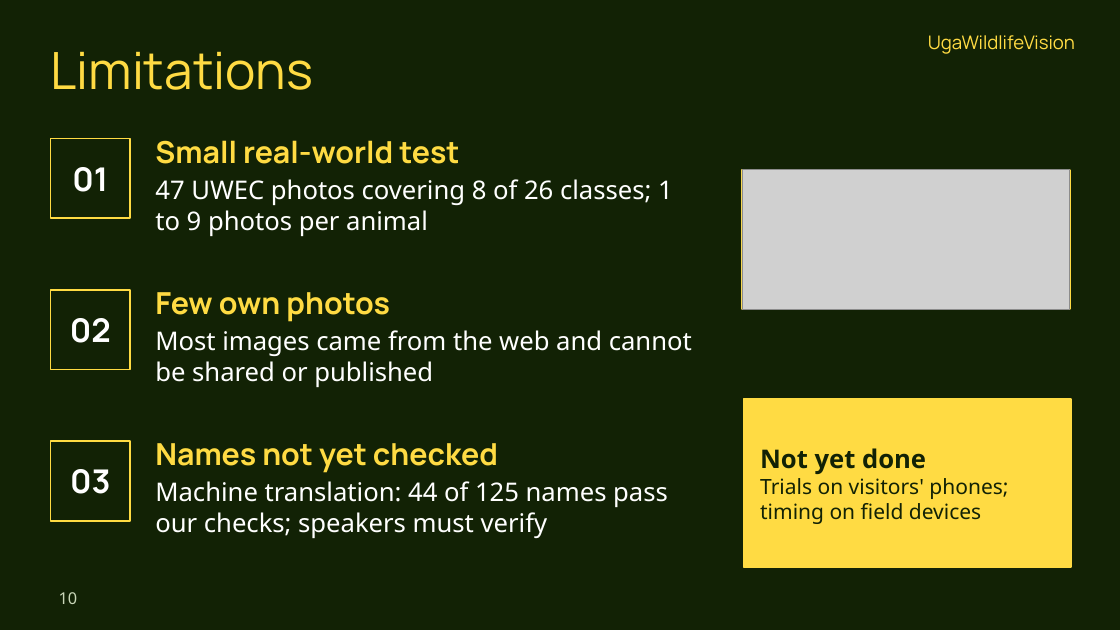
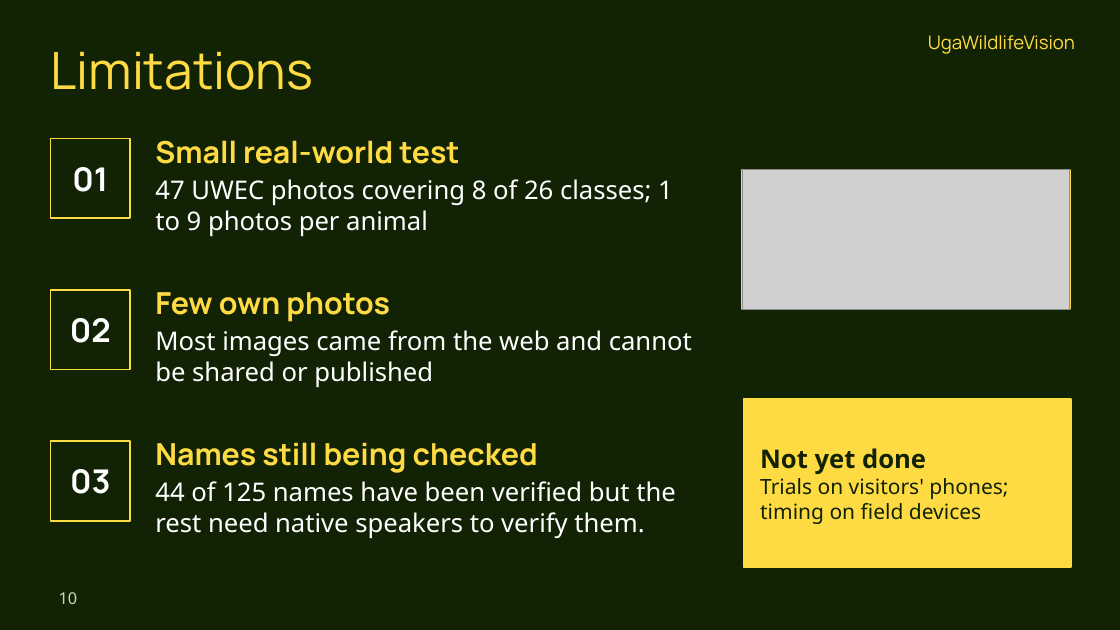
Before and after one commit to JosephWalusimbi-eng/Safari_Wild_Animal_Detection, a slide deck: slide 10 of 06_Part2_Classifier/report/UgaWildVision_Part2_Presentation.pptx. Drawn at 1120x630 pixels with LibreOffice and Linux fonts; fonts in the diff are those of the drawing; grey boxes stand for pictures. Boxes give left, top, right and bottom in pixels: in the first picture for what was removed or moved away, otherwise in the second. Text is boxed around its words. In the diff, an @@ line names an element or a change of style, - is before the commit and + after.

```diff
--- a/06_Part2_Classifier/report/UgaWildVision_Part2_Presentation.pptx
+++ b/06_Part2_Classifier/report/UgaWildVision_Part2_Presentation.pptx
@@ text at box(155, 442, 538, 473): text changed @@
-Names not yet checked
+Names still being checked
@@ text at box(155, 481, 676, 538): text changed @@
-Machine translation: 44 of 125 names pass our checks; speakers must verify
+44 of 125 names have been verified but the rest need native speakers to verify them.
```
Also in this commit, not shown: 2 other slides changed, 14 other files.
